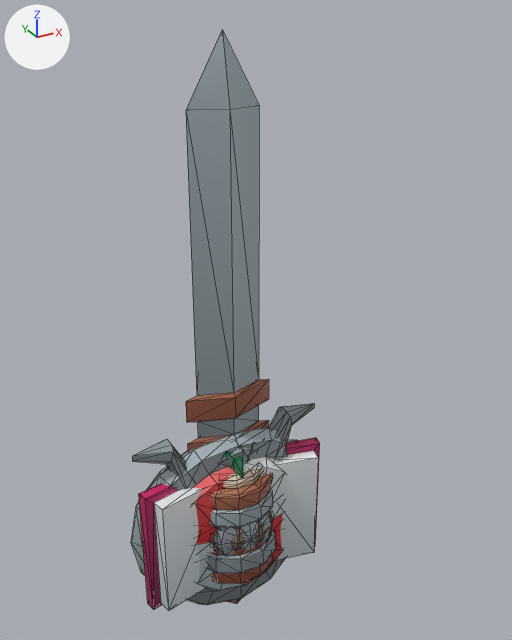
One commit to the glTF model src/assets/props/props.glb: the scene before it, then after it.
Before and after are seen from a 50 mm lens placed at (-1.11, -2.25, 2.03), pointed at (0.13, 0.0, 0.9). The lights are fixed; the arrows at upper left show +X, +Y and +Z. The first picture is the older version. Mesh edges are drawn as thin lines.

The first picture shows 'mug_full', 'shield_round_color', 'spellbook_open', 'sword_2handed' and 2 more.
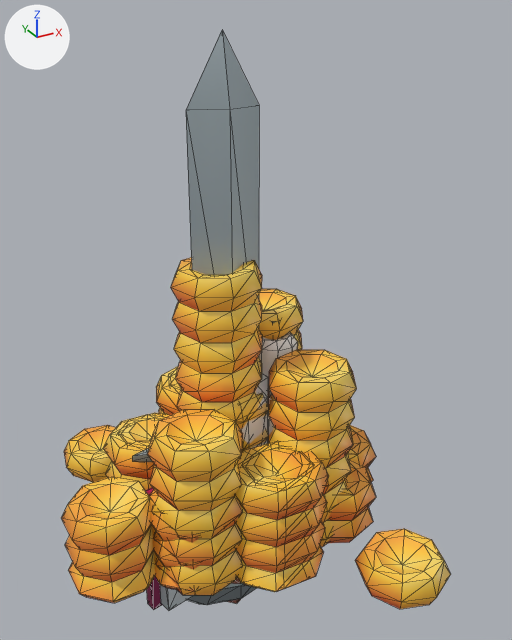
Pixel boxes (x1, y1, x2, y2) of what changed, in the pictures (512 x 640 px):
```json
{"object": "coin_stack_large", "change": "added", "after": [61, 258, 451, 609], "on screen": "orange"}
{"object": "coin_stack_medium", "change": "added", "after": [118, 373, 376, 593], "on screen": "brown"}
{"object": "candle_triple", "change": "added", "after": [240, 321, 298, 449]}
{"object": "spellbook_open", "change": "unchanged, covered by the edit", "before": [139, 438, 320, 610], "after": [146, 487, 194, 610]}
{"object": "shield_round_color", "change": "unchanged, covered by the edit", "before": [131, 427, 297, 605], "after": [187, 583, 256, 605]}
{"object": "mug_full", "change": "unchanged, covered by the edit", "before": [207, 467, 276, 584], "after": [232, 577, 241, 584]}
```

Scene script edits in JSON lines:
```json
{"op": "add", "block": "img_dungeon_texture", "code": ["img_dungeon_texture = load_image('dungeon_texture', '_unpacked/dungeon_texture', 128, 128, 'sRGB')"]}
{"op": "add", "block": "mat_texture", "code": ["mat_texture = principled_material('texture')", "mat_texture.texture = img_dungeon_texture", "mat_texture.roughness = 0.45"]}
{"op": "add", "block": "me_cube_15968", "code": ["me_cube_15968 = bpy.data.meshes.new('Cube.15968')", "me_cube_15968.from_pydata(...)  # 519 vertices, 968 faces; spans x -0.446..0.547, y -0.527..0.507, z 0.0..0.641", "me_cube_15968.materials.append(mat_texture)  # picture img_dungeon_texture"]}
{"op": "add", "block": "me_cylinder_001", "code": ["me_cylinder_001 = bpy.data.meshes.new('Cylinder.001')", "me_cylinder_001.from_pydata(...)  # 111 vertices, 198 faces; spans x -0.167..0.334, y -0.23..0.16, z 0.0..0.873", "me_cylinder_001.materials.append(mat_texture)  # picture img_dungeon_texture"]}
{"op": "add", "block": "me_cube_15967", "code": ["me_cube_15967 = bpy.data.meshes.new('Cube.15967')", "me_cube_15967.from_pydata(...)  # 948 vertices, 1776 faces; spans x -0.72..0.72, y -0.84..0.82, z 0.0..1.16", "me_cube_15967.materials.append(mat_texture)  # picture img_dungeon_texture"]}
{"op": "add", "block": "ob_coin_stack_medium", "code": ["ob_coin_stack_medium = bpy.data.objects.new('coin_stack_medium', me_cube_15968)", "ob_coin_stack_medium.location = (0.0, 0.0, 0.0)"]}
{"op": "add", "block": "ob_candle_triple", "code": ["ob_candle_triple = bpy.data.objects.new('candle_triple', me_cylinder_001)", "ob_candle_triple.location = (0.0, 0.0, 0.0)"]}
{"op": "add", "block": "ob_coin_stack_large", "code": ["ob_coin_stack_large = bpy.data.objects.new('coin_stack_large', me_cube_15967)", "ob_coin_stack_large.location = (0.0, 0.0, 0.0)"]}
```
